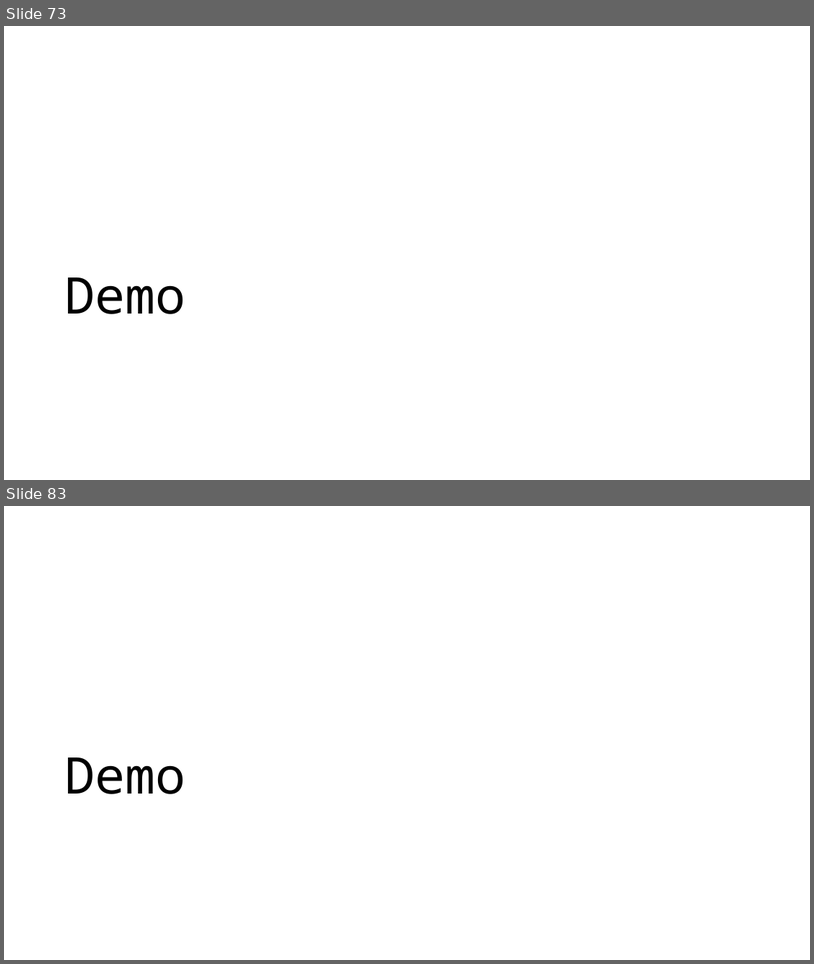
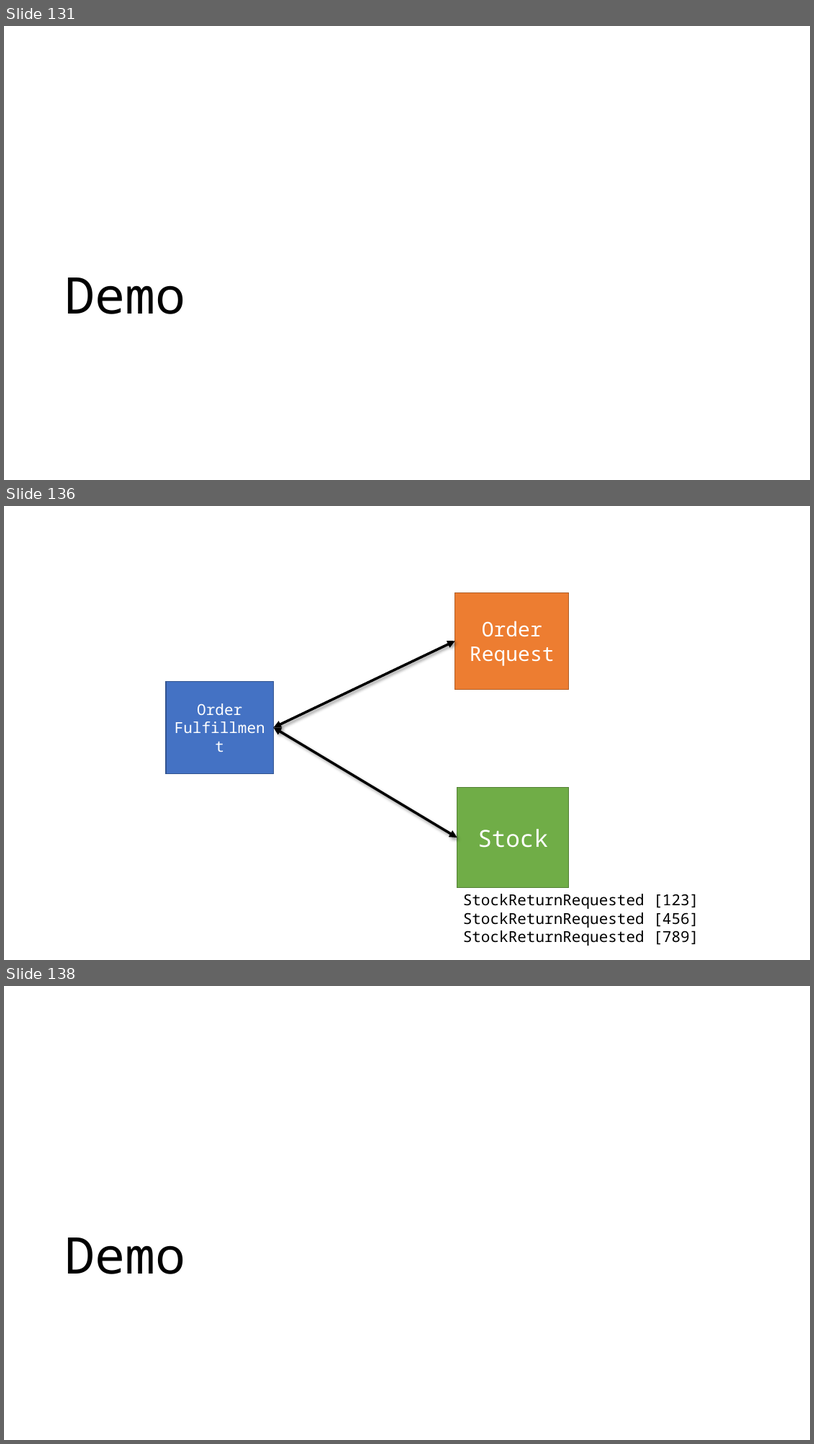
Before and after one commit to jbogard/presentations, a slide deck: FromSQLtoAzureCosmosDB/FromSQLtoAzureCosmosDB.pptx. Shown one above the other, each under a label of ours: slides 73 and 83 before the commit, slides 131, 136 and 138 after it; the slides between them are not shown. The pictures are 814x964 and 814x1444 pixels, drawn with LibreOffice and Linux fonts; fonts in the diff are those of the drawing. Boxes give left, top, right and bottom in pixels: in the first picture for what was removed or moved away, otherwise in the second. Text is boxed around its words. In the diff, an @@ line names an element or a change of style, - is before the commit and + after.

```diff
--- a/FromSQLtoAzureCosmosDB/FromSQLtoAzureCosmosDB.pptx
+++ b/FromSQLtoAzureCosmosDB/FromSQLtoAzureCosmosDB.pptx
@@ slide 136 added at box(4, 506, 810, 960), background #FFFFFF @@
@@ rectangle added at box(455, 592, 569, 689), fill #ED7D31, outline #AF5C24 1 pt, 24 pt, text #FFFFFF @@
+Order Request
@@ double arrow added from (274, 728) to (455, 641), #000000 3 pt @@
@@ rectangle added at box(166, 681, 274, 773), fill #4472C4, outline #325491 1 pt, 18 pt, text #FFFFFF @@
+Order Fulfillment
@@ double arrow added from (274, 728) to (457, 837), #000000 3 pt @@
@@ rectangle added at box(457, 788, 569, 888), fill #70AD47, outline #538035 1 pt, 28 pt, text #FFFFFF @@
+Stock
@@ text added at box(463, 893, 699, 945), 18 pt, text #000000 @@
+StockReturnRequested [123]
+StockReturnRequested [456]
+StockReturnRequested [789]
@@ what was slide 73 is now slide 131 @@
@@ what was slide 83 is now slide 138 @@
```
Also in this commit, not shown: 1 slide changed, 57 other slides added, 1 slide removed, 4 other files.
